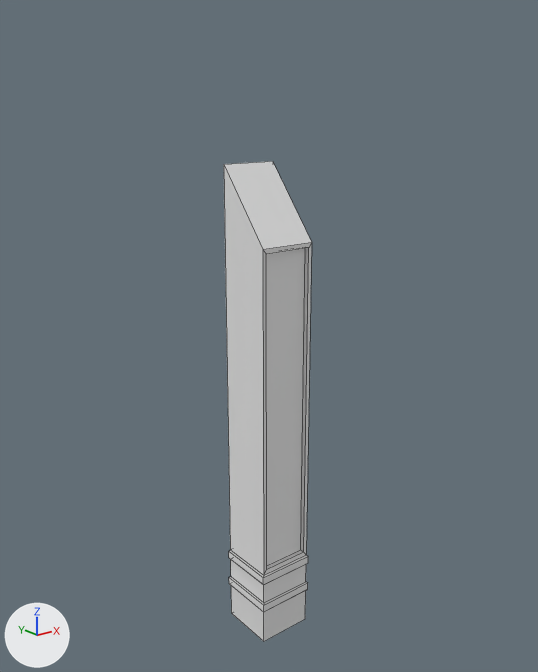
The FBX model Eliminator3000/Assets/Models/Enviroment/Buildings/SM_Environment_Buildings_Tall_01.fbx, before and after one commit.
Both versions are drawn from a camera (50 mm lens) standing at (-44.9, -56.3, 56.0) and looking at (0.5, 0.5, 33.3). Arrows for +X, +Y and +Z are at lower left; the lights stay in place. The first picture is the older version. Mesh edges are drawn as thin lines. Where no turn or scale is listed for an object, it has been applied to the vertices.

Names of what the first picture shows: 'SM_Environment_Buildings_Tall_01'.
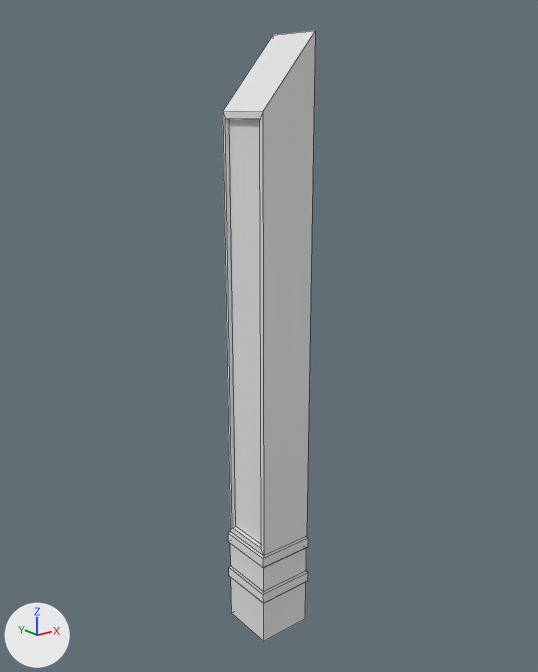
Boxes (x1, y1, x2, y2) around the edits, measured in the pictures (538 x 672 px):
'SM_Environment_Buildings_Tall_01', reshaped (27% taller)
    before: (224, 161, 312, 641)
    after: (223, 31, 315, 641)

What the commit changed:
me_mesh is used by ob_sm_environment_buildings_tall_01; location (0.0, 0.0, 0.0).
me_mesh had 48 vertices, 45 faces and spanned x -3.2..3.2, y -3.2..3.2, z 0.0..50.5.
me_mesh now has 48 vertices, 45 faces and spans x -3.2..3.2, y -3.2..3.2, z 0.0..62.2.
me_mesh part 1: 48 of 48 vertices moved; they spanned x -3.2..3.2, y -3.2..3.2, z 0.0..50.5 and now span x -3.2..3.2, y -3.2..3.2, z 0.0..62.2; mean shift (-0.5, 0.5, 3.3).
